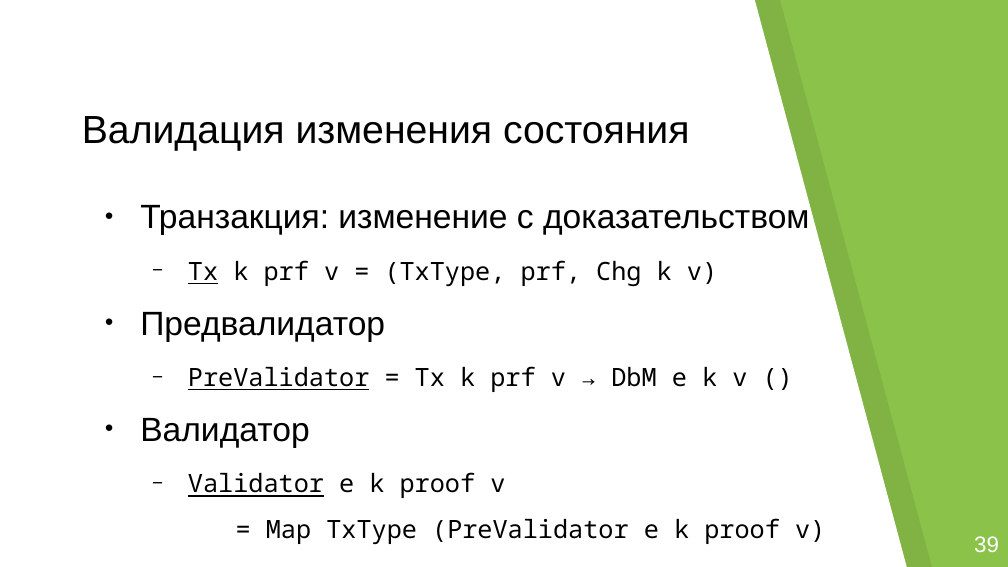
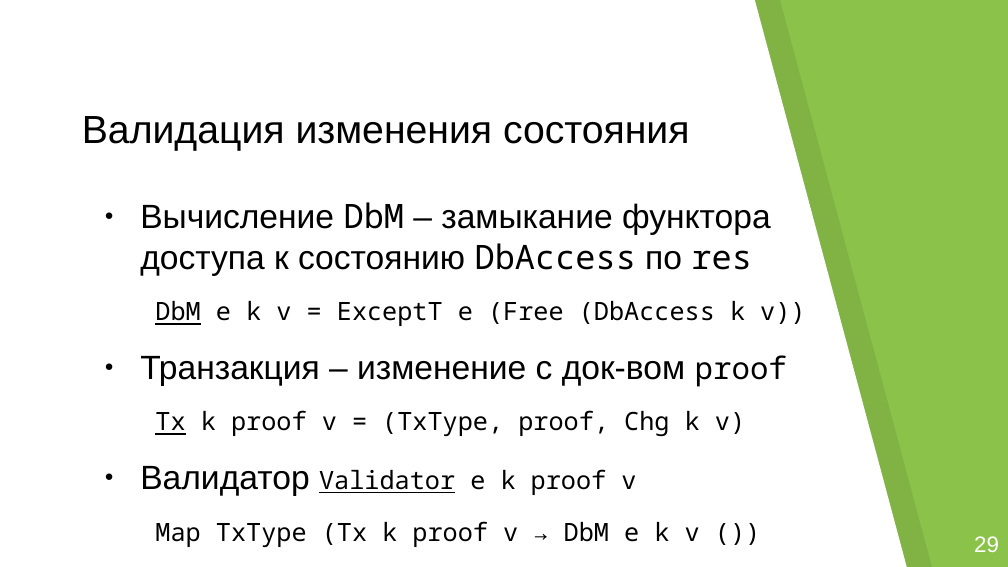
Before and after one commit to georgeee/itmo-master-thesis, a slide deck: slide 7 of presentation.odp (slide 9 before the commit). Drawn at 1008x567 pixels with LibreOffice and Linux fonts; fonts in the diff are those of the drawing; background and template pictures are left out. Boxes give left, top, right and bottom in pixels: in the first picture for what was removed or moved away, otherwise in the second. Text is boxed around its words. In the diff, an @@ line names an element or a change of style, - is before the commit and + after.

```diff
--- a/presentation.odp
+++ b/presentation.odp
@@ text at (140, 202, 805, 547): text changed @@
-● Транзакция: изменение с доказательством
-  − Tx k prf v = (TxType, prf, Chg k v)
-● Предвалидатор
-  − PreValidator = Tx k prf v → DbM e k v ()
-● Валидатор
-  − Validator e k proof v
-    = Map TxType (PreValidator e k proof v)
+● Вычисление DbM – замыкание функтора доступа к состоянию DbAccess по res
+DbM e k v = ExceptT e (Free (DbAccess k v))
+● Транзакция – изменение с док-вом proof
+Tx k proof v = (TxType, proof, Chg k v)
+● Валидатор Validator e k proof v
+Map TxType (Tx k proof v → DbM e k v ())
@@ page number at (831, 520, 980, 567): text changed @@
-9 /
+7 /
@@ text at (974, 536, 999, 552): text changed @@
-39
+29
```
Also in this commit, not shown: 22 other slides changed, 2 slides added, 12 slides removed.
